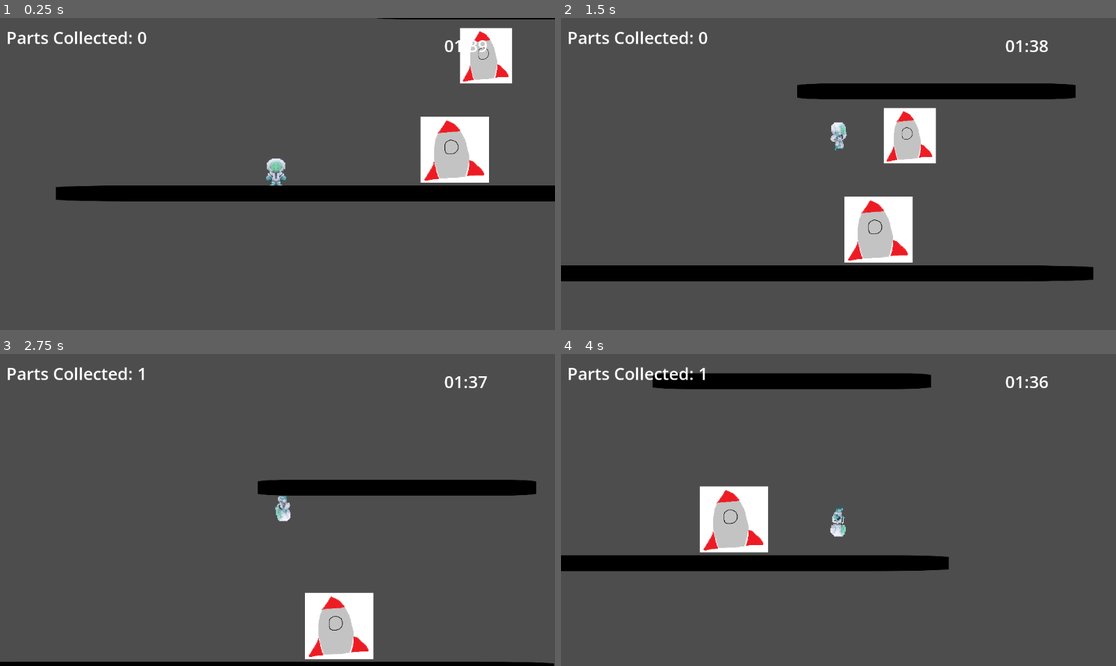
Above: before the commit, frames 1-4 (two rows, left to right).
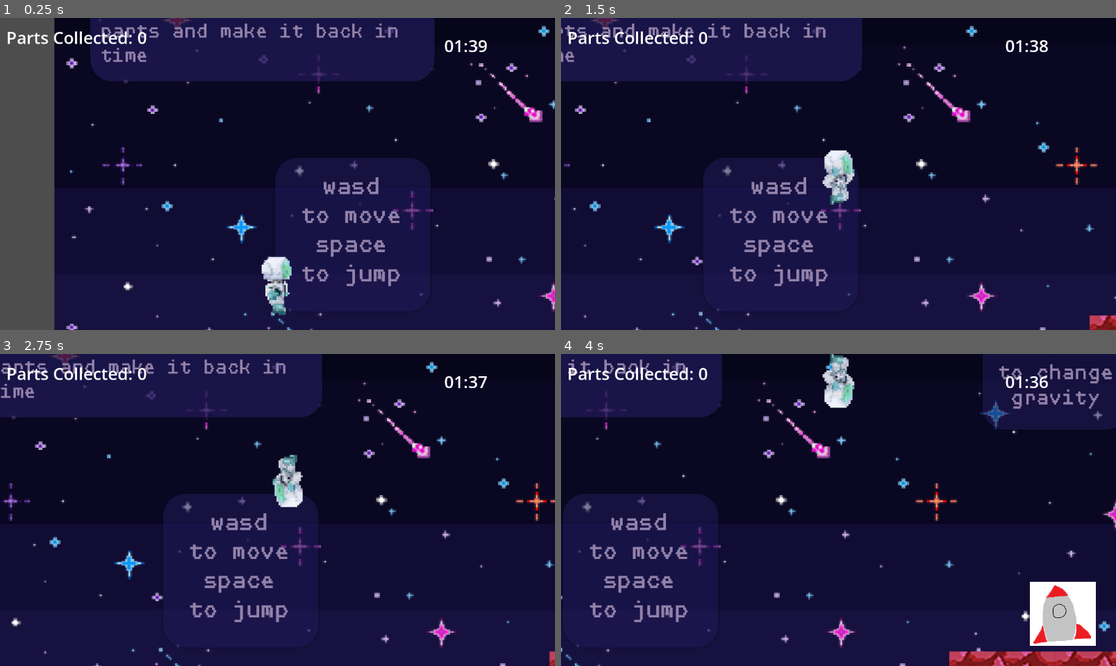
Above: after the commit, the same moments.

Repository: mustard221/GamesNow
Game: Godot game, scene res://Moving.tscn
Same seed, same stepped clock (60 frames per second), same inputs: the game is played once before the commit and once after it. This scene is started directly instead of the project's main scene. The engine's default icon, where the game draws it, is replaced by a stand-in: a white triangle on a blue panel in a dark square.
Inputs:
- Up to frame 1 (0.25 s): no input
- Up to frame 2 (1.5 s): hold D (RIGHT) from 0.53 s (still down); tap Q (SWITCH) at 0.6, 1.35 s; tap Space (JUMP) at 0.77 s
- Up to frame 3 (2.75 s): tap Space (JUMP) at 1.52 s; release D (RIGHT) at 2.03 s; hold A (LEFT) from 2.03 s (still down); tap Q (SWITCH) at 2.1 s
- Up to frame 4 (4 s): release A (LEFT) at 2.78 s; hold D (RIGHT) from 2.78 s (still down); tap Q (SWITCH) at 2.85, 3.6 s; tap Space (JUMP) at 3.02, 3.77 s

The runs differ from the first frame. In frame 1, 90% of the frame differs, in the area x 9-100%, y 0-100%; in frame 2, 100%, in the area x 0-100%, y 0-100%; in frame 3, 99%; in frame 4, 99%.

Commit message:
Added in Level1 Background and Camera working
the player dies before they go off screen when floating upwards and the setting wouldn't change for me

Diff:
--- /dev/null
+++ b/gamejammovementtest1/gamejammovementtest1/CameraScript.gd
@@ -0,0 +1,14 @@
+extends Camera2D
+
+@export var player : NodePath
+
+# Called when the node enters the scene tree for the first time.
+func _ready() -> void:
+	set_process(true)
+
+
+# Called every frame. 'delta' is the elapsed time since the previous frame.
+func _process(delta: float) -> void:
+	if player:
+		var player_node = get_node(player)
+		global_position.x = player_node.global_position.x
--- a/gamejammovementtest1/gamejammovementtest1/Moving.tscn
+++ b/gamejammovementtest1/gamejammovementtest1/Moving.tscn
@@ -1,10 +1,10 @@
-[gd_scene load_steps=50 format=3 uid="uid://bx2jtl4f3npd2"]
+[gd_scene load_steps=49 format=3 uid="uid://bx2jtl4f3npd2"]
 
 [ext_resource type="Script" path="res://Scripts/Player.gd" id="1_eoixu"]
 [ext_resource type="Texture2D" uid="uid://dgm188857jj4e" path="res://Alien Turn1.png" id="2_x28r7"]
-[ext_resource type="Texture2D" uid="uid://deyo0lkjg22yg" path="res://Sprites/icon.svg" id="3_l62bw"]
 [ext_resource type="Script" path="res://Scripts/item.gd" id="4_4ftro"]
 [ext_resource type="Texture2D" uid="uid://yfs1iexy1xss" path="res://Jump/Jump1.png" id="4_asp0e"]
+[ext_resource type="Script" path="res://CameraScript.gd" id="4_yvm62"]
 [ext_resource type="Texture2D" uid="uid://1nr1y3hqi5ib" path="res://Sprites/spaceship.png" id="5_7ft63"]
 [ext_resource type="Texture2D" uid="uid://c1bayyewxp1di" path="res://Jump/Jump2.png" id="5_wv05u"]
 [ext_resource type="Texture2D" uid="uid://bucp0gtiyw2mk" path="res://Jump/Jump3.png" id="6_sr2nq"]
@@ -34,13 +34,14 @@
 [ext_resource type="Texture2D" uid="uid://bhvb2uotcdsmv" path="res://Walk/Alien Walk15.png" id="29_isj64"]
 [ext_resource type="Texture2D" uid="uid://dx5nn1rka2tom" path="res://Walk/Alien Walk16.png" id="30_uhftj"]
 [ext_resource type="Texture2D" uid="uid://duv230yrdsy8d" path="res://Walk/Alien Walk17.png" id="31_sfu3y"]
+[ext_resource type="Texture2D" uid="uid://beq8jgusjh3x3" path="res://Background/level 1 (1).jpg" id="35_tdrg3"]
+
+[sub_resource type="LabelSettings" id="LabelSettings_hdke3"]
+font_size = 35
 
 [sub_resource type="CapsuleShape2D" id="CapsuleShape2D_451oq"]
 radius = 5.34188
 height = 10.6838
-
-[sub_resource type="LabelSettings" id="LabelSettings_hdke3"]
-font_size = 35
 
 [sub_resource type="SpriteFrames" id="SpriteFrames_mk0al"]
 animations = [{
@@ -344,48 +345,41 @@
 "Walk": SubResource("Animation_kj342")
 }
 
-[sub_resource type="CanvasItemMaterial" id="CanvasItemMaterial_88i0u"]
-
-[sub_resource type="CanvasItemMaterial" id="CanvasItemMaterial_4i8wt"]
-
-[sub_resource type="RectangleShape2D" id="RectangleShape2D_idav8"]
-
-[sub_resource type="RectangleShape2D" id="RectangleShape2D_0lltr"]
-size = Vector2(1459, 665)
-
 [sub_resource type="RectangleShape2D" id="RectangleShape2D_vcxss"]
 size = Vector2(131, 129)
 
 [sub_resource type="RectangleShape2D" id="RectangleShape2D_akqks"]
 size = Vector2(153.5, 143.5)
 
+[sub_resource type="RectangleShape2D" id="RectangleShape2D_0lltr"]
+size = Vector2(5780.5, 1081.5)
+
+[sub_resource type="RectangleShape2D" id="RectangleShape2D_yl2l3"]
+
 [node name="Node2D" type="Node2D"]
 position = Vector2(50, -36)
 
-[node name="Player" type="CharacterBody2D" parent="."]
-position = Vector2(168, 506)
-disable_mode = 1
-script = ExtResource("1_eoixu")
-
-[node name="Sprite2D" type="Sprite2D" parent="Player"]
-visible = false
-scale = Vector2(0.2, 0.195)
-texture = ExtResource("2_x28r7")
-
-[node name="CollisionShape2D" type="CollisionShape2D" parent="Player"]
-position = Vector2(-2, -3)
-scale = Vector2(3.88, 4.68)
-shape = SubResource("CapsuleShape2D_451oq")
-
-[node name="Camera2D" type="Camera2D" parent="Player"]
-
-[node name="HUD" type="CanvasLayer" parent="Player/Camera2D"]
+[node name="TextureRect" type="TextureRect" parent="."]
+offset_left = -904.0
+offset_top = -163.0
+offset_right = 4856.0
+offset_bottom = 917.0
+texture = ExtResource("35_tdrg3")
+metadata/_edit_use_anchors_ = true
+
+[node name="Camera2D" type="Camera2D" parent="."]
+position = Vector2(419, 398)
+zoom = Vector2(0.97, 0.97)
+script = ExtResource("4_yvm62")
+player = NodePath("../Player")
+
+[node name="HUD" type="CanvasLayer" parent="Camera2D"]
 script = ExtResource("6_umr42")
 
-[node name="Timer" type="Timer" parent="Player/Camera2D/HUD"]
+[node name="Timer" type="Timer" parent="Camera2D/HUD"]
 wait_time = 100.0
 
-[node name="timer" type="Label" parent="Player/Camera2D/HUD"]
+[node name="timer" type="Label" parent="Camera2D/HUD"]
 offset_left = 922.0
 offset_top = 33.0
 offset_right = 999.0
@@ -395,7 +389,7 @@
 "
 metadata/_edit_use_anchors_ = true
 
-[node name="collect" type="Label" parent="Player/Camera2D/HUD"]
+[node name="collect" type="Label" parent="Camera2D/HUD"]
 unique_name_in_owner = true
 offset_left = 13.0
 offset_top = 16.0
@@ -406,6 +400,22 @@
 label_settings = SubResource("LabelSettings_hdke3")
 metadata/_edit_use_anchors_ = true
 
+[node name="Player" type="CharacterBody2D" parent="."]
+position = Vector2(-427, 688)
+scale = Vector2(2, 2)
+disable_mode = 1
+script = ExtResource("1_eoixu")
+
+[node name="Sprite2D" type="Sprite2D" parent="Player"]
+visible = false
+scale = Vector2(0.2, 0.195)
+texture = ExtResource("2_x28r7")
+
+[node name="CollisionShape2D" type="CollisionShape2D" parent="Player"]
+position = Vector2(-2, -3)
+scale = Vector2(3.88, 4.68)
+shape = SubResource("CapsuleShape2D_451oq")
+
 [node name="AnimatedSprite2D" type="AnimatedSprite2D" parent="Player"]
 position = Vector2(0, 30)
 scale = Vector2(0.2, 0.2)
@@ -418,71 +428,112 @@
 }
 autoplay = "Idle"
 
-[node name="StaticBody2D" type="StaticBody2D" parent="."]
-material = SubResource("CanvasItemMaterial_88i0u")
-position = Vector2(345, 550)
-
-[node name="CollisionShape2D" type="CollisionShape2D" parent="StaticBody2D"]
-material = SubResource("CanvasItemMaterial_4i8wt")
-scale = Vector2(63.1989, -1.83892)
-shape = SubResource("RectangleShape2D_idav8")
-debug_color = Color(0.0686578, 0.595403, 0.714507, 0.42)
-
-[node name="Sprite2D" type="Sprite2D" parent="StaticBody2D/CollisionShape2D"]
-modulate = Color(0, 0, 0, 1)
-scale = Vector2(0.157416, 0.139352)
-texture = ExtResource("3_l62bw")
-
-[node name="StaticBody2D2" type="StaticBody2D" parent="."]
-material = SubResource("CanvasItemMaterial_88i0u")
-position = Vector2(656, 172)
-
-[node name="CollisionShape2D" type="CollisionShape2D" parent="StaticBody2D2"]
-material = SubResource("CanvasItemMaterial_4i8wt")
-scale = Vector2(28.6389, -1.83892)
-shape = SubResource("RectangleShape2D_idav8")
-debug_color = Color(0.0686578, 0.595403, 0.714507, 0.42)
-
-[node name="Sprite2D" type="Sprite2D" parent="StaticBody2D2/CollisionShape2D"]
-modulate = Color(0, 0, 0, 1)
-self_modulate = Color(0, 0, 0, 1)
-scale = Vector2(0.157416, 0.139352)
-texture = ExtResource("3_l62bw")
-
-[node name="Area2D" type="Area2D" parent="."]
+[node name="item1" type="Area2D" parent="." groups=["parts"]]
+position = Vector2(4744, 347)
+script = ExtResource("4_4ftro")
+
+[node name="Sprite2D" type="Sprite2D" parent="item1"]
+position = Vector2(2, -5.00001)
+scale = Vector2(0.271197, 0.271277)
+texture = ExtResource("5_7ft63")
+
+[node name="CollisionShape2D" type="CollisionShape2D" parent="item1"]
+position = Vector2(3, -3)
+shape = SubResource("RectangleShape2D_vcxss")
+
+[node name="item2" type="Area2D" parent="."]
+position = Vector2(631, 621)
+script = ExtResource("4_4ftro")
+
+[node name="Sprite2D" type="Sprite2D" parent="item2"]
+position = Vector2(7, -1.00002)
+scale = Vector2(0.352868, 0.325059)
+texture = ExtResource("5_7ft63")
+
+[node name="CollisionShape2D" type="CollisionShape2D" parent="item2"]
+position = Vector2(7, -1)
+shape = SubResource("RectangleShape2D_akqks")
+
+[node name="Area_Of_Gravity" type="Area2D" parent="."]
+visible = false
+position = Vector2(1019, -394)
 gravity_space_override = 2
 gravity_point_unit_distance = 412.09
-gravity = 450.0
-
-[node name="CollisionShape2D" type="CollisionShape2D" parent="Area2D"]
-position = Vector2(428.5, 322.5)
+gravity = 550.0
+
+[node name="CollisionShape2D" type="CollisionShape2D" parent="Area_Of_Gravity"]
+position = Vector2(955.75, 771.75)
 shape = SubResource("RectangleShape2D_0lltr")
 
-[node name="item1" type="Area2D" parent="." groups=["parts"]]
-position = Vector2(810, 270)
-script = ExtResource("4_4ftro")
-
-[node name="Sprite2D" type="Sprite2D" parent="item1"]
-position = Vector2(-209, -5.99999)
-scale = Vector2(0.271197, 0.271277)
-texture = ExtResource("5_7ft63")
-
-[node name="CollisionShape2D" type="CollisionShape2D" parent="item1"]
-position = Vector2(-210, -5)
-shape = SubResource("RectangleShape2D_vcxss")
-
-[node name="item2" type="Area2D" parent="."]
-position = Vector2(666, 602)
-script = ExtResource("4_4ftro")
-
-[node name="Sprite2D" type="Sprite2D" parent="item2"]
-position = Vector2(-129.75, -142.75)
-scale = Vector2(0.352868, 0.325059)
-texture = ExtResource("5_7ft63")
-
-[node name="CollisionShape2D" type="CollisionShape2D" parent="item2"]
-position = Vector2(-129.75, -145.25)
-shape = SubResource("RectangleShape2D_akqks")
+[node name="Ground_Collision" type="StaticBody2D" parent="."]
+position = Vector2(-611, 863)
+scale = Vector2(38.7612, -5.47798)
+
+[node name="CollisionShape2D" type="CollisionShape2D" parent="Ground_Collision"]
+shape = SubResource("RectangleShape2D_yl2l3")
+
+[node name="Ground_Collision2" type="StaticBody2D" parent="."]
+position = Vector2(85, 812)
+scale = Vector2(22.76, 5.8)
+
+[node name="CollisionShape2D" type="CollisionShape2D" parent="Ground_Collision2"]
+shape = SubResource("RectangleShape2D_yl2l3")
+
+[node name="Ground_Collision3" type="StaticBody2D" parent="."]
+position = Vector2(621, 757)
+scale = Vector2(22.76, 5.8)
+
+[node name="CollisionShape2D" type="CollisionShape2D" parent="Ground_Collision3"]
+shape = SubResource("RectangleShape2D_yl2l3")
+
+[node name="Ground_Collision4" type="StaticBody2D" parent="."]
+position = Vector2(1158, -89)
+scale = Vector2(34.16, 6.8)
+
+[node name="CollisionShape2D" type="CollisionShape2D" parent="Ground_Collision4"]
+shape = SubResource("RectangleShape2D_yl2l3")
+
+[node name="Ground_Collision5" type="StaticBody2D" parent="."]
+position = Vector2(1953, -79)
+scale = Vector2(22.76, 5.8)
+
+[node name="CollisionShape2D" type="CollisionShape2D" parent="Ground_Collision5"]
+shape = SubResource("RectangleShape2D_yl2l3")
+
+[node name="Ground_Collision6" type="StaticBody2D" parent="."]
+position = Vector2(2258, 431)
+scale = Vector2(11.32, 5.8)
+
+[node name="CollisionShape2D" type="CollisionShape2D" parent="Ground_Collision6"]
+shape = SubResource("RectangleShape2D_yl2l3")
+
+[node name="Ground_Collision7" type="StaticBody2D" parent="."]
+position = Vector2(2900, 645)
+scale = Vector2(34.12, 5.8)
+
+[node name="CollisionShape2D" type="CollisionShape2D" parent="Ground_Collision7"]
+shape = SubResource("RectangleShape2D_yl2l3")
+
+[node name="Ground_Collision8" type="StaticBody2D" parent="."]
+position = Vector2(3671, -145)
+scale = Vector2(22.92, 5.8)
+
+[node name="CollisionShape2D" type="CollisionShape2D" parent="Ground_Collision8"]
+shape = SubResource("RectangleShape2D_yl2l3")
+
+[node name="Ground_Collision9" type="StaticBody2D" parent="."]
+position = Vector2(4237, 918)
+scale = Vector2(33.96, 5.8)
+
+[node name="CollisionShape2D" type="CollisionShape2D" parent="Ground_Collision9"]
+shape = SubResource("RectangleShape2D_yl2l3")
+
+[node name="Ground_Collision10" type="StaticBody2D" parent="."]
+position = Vector2(4744, 212)
+scale = Vector2(11.76, 5.8)
+
+[node name="CollisionShape2D" type="CollisionShape2D" parent="Ground_Collision10"]
+shape = SubResource("RectangleShape2D_yl2l3")
 
 [connection signal="body_entered" from="item1" to="Player" method="_on_item_1_body_entered"]
 [connection signal="body_entered" from="item1" to="item1" method="_on_body_entered"]
--- a/gamejammovementtest1/gamejammovementtest1/Scripts/Player.gd
+++ b/gamejammovementtest1/gamejammovementtest1/Scripts/Player.gd
@@ -19,6 +19,9 @@
 
 func _physics_process(delta: float) -> void:
 
+	if is_on_ceiling():
+		velocity -= get_gravity() * delta*grav
+
 	# Add the gravity.
 	if not is_on_floor():
 		velocity += get_gravity() * delta*grav
@@ -30,6 +33,7 @@
 	if direction:
 		if direction > 0:
 			print(velocity.y)
+			#print(velocity.x)
 			$AnimatedSprite2D.scale.x = 0.2
 		else:
 			$AnimatedSprite2D.scale.x = -0.2
@@ -58,7 +62,7 @@
 		else:
 			$AnimatedSprite2D.scale.y = 0.2
 
-	if position.y > 1000 or position.y <0:
+	if position.y > 1000 or position.y < 0:
 		get_tree().change_scene_to_file("res://death.tscn")
 
 	# Handle jump.
Binary file added: gamejammovementtest1/gamejammovementtest1/Background/level 1 (1).jpg
Not shown, added: gamejammovementtest1/gamejammovementtest1/Background/level 1 (1).jpg.import
Binary file added: gamejammovementtest1/gamejammovementtest1/Background/level2.jpg
Not shown, added: gamejammovementtest1/gamejammovementtest1/Background/level2.jpg.import
Binary file added: gamejammovementtest1/gamejammovementtest1/Background/level3.jpg
Not shown, added: gamejammovementtest1/gamejammovementtest1/Background/level3.jpg.import
Binary file added: gamejammovementtest1/gamejammovementtest1/Background/level4.jpg
Not shown, added: gamejammovementtest1/gamejammovementtest1/Background/level4.jpg.import
Binary file added: gamejammovementtest1/gamejammovementtest1/Background/level5.jpg
Not shown, added: gamejammovementtest1/gamejammovementtest1/Background/level5.jpg.import
